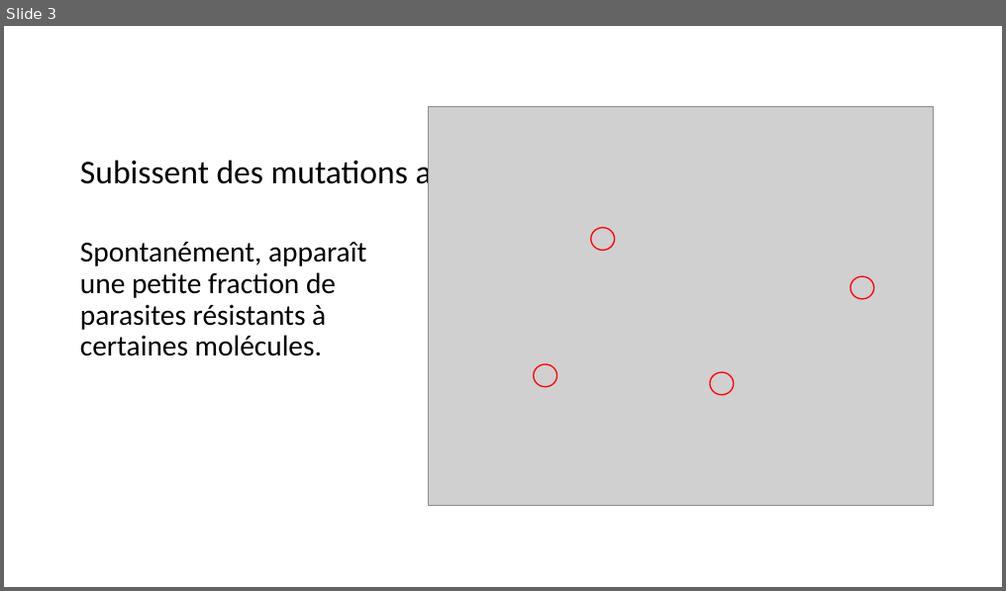
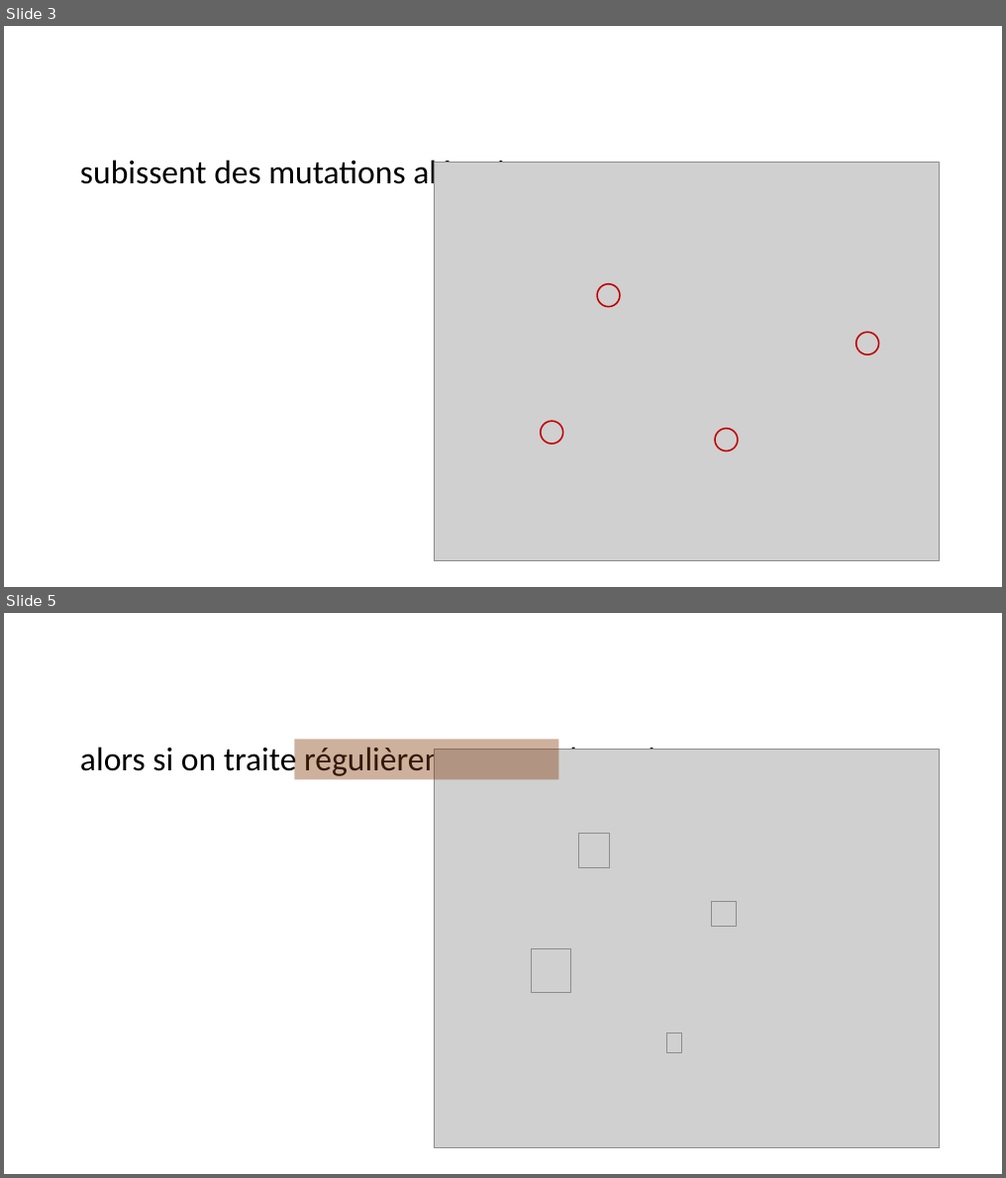
Before and after one commit to michelange2008/parasitlab, a slide deck: storage/app/public/img/resist/Resistance.pptx. Shown one above the other, each under a label of ours: slide 3 before the commit, slides 3 and 5 after it; the slides between them are not shown. The pictures are 1006x591 and 1006x1178 pixels, drawn with LibreOffice and Linux fonts; fonts in the diff are those of the drawing; grey boxes stand for pictures. Boxes give left, top, right and bottom in pixels: in the first picture for what was removed or moved away, otherwise in the second. Text is boxed around its words. In the diff, an @@ line names an element or a change of style, - is before the commit and + after.

```diff
--- a/storage/app/public/img/resist/Resistance.pptx
+++ b/storage/app/public/img/resist/Resistance.pptx
@@ slide 5 added at <box>4,613,1002,1174</box>, background #FFFFFF @@
@@ title added at <box>80,743,731,778</box>, 32 pt, text #000000 @@
+alors si on traite régulièrement tous les animaux
@@ rectangle added at <box>294,740,558,780</box>, fill #843C0B at 40% opacity @@
@@ picture added at <box>434,750,939,1149</box> @@
@@ picture added at <box>579,833,610,867</box> @@
@@ picture added at <box>712,902,737,927</box> @@
@@ picture added at <box>532,950,570,992</box> @@
@@ picture added at <box>666,1034,682,1054</box> @@
@@ slide 3 changed as well @@
@@ title at <box>80,156,546,191</box>: text changed @@
-Subissent des mutations aléatoires
+subissent des mutations aléatoires
@@ text removed at <box>80,242,366,357</box> @@
-Spontanément, apparaît une petite fraction de parasites résistants à certaines molécules.
@@ ellipse: place and size @@
-ellipse at <box>591,227,615,250</box>
+ellipse at <box>597,284,620,307</box>
@@ 3 ellipses, 1 picture: place and size @@
-3 ellipses, 1 picture at <box>429,107,934,506</box>
+3 ellipses, 1 picture at <box>434,163,939,562</box>
@@ outline #FF0000 1.25 pt to #C00000 1.5 pt in 4 elements at <box>856,332,879,355</box>, <box>715,429,738,452</box>, <box>597,284,620,307</box>, <box>541,421,563,444</box> @@
```
Also in this commit, not shown: 3 other slides changed, 12 other slides added, 3 slides removed, 12 other files.
